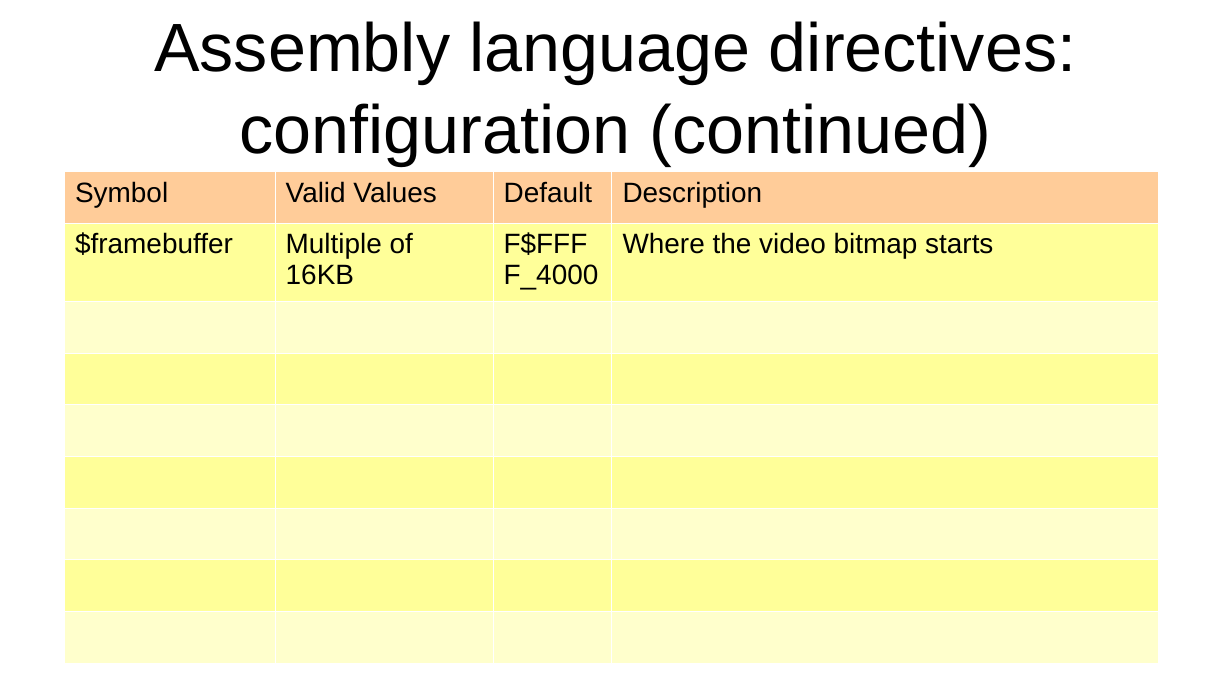
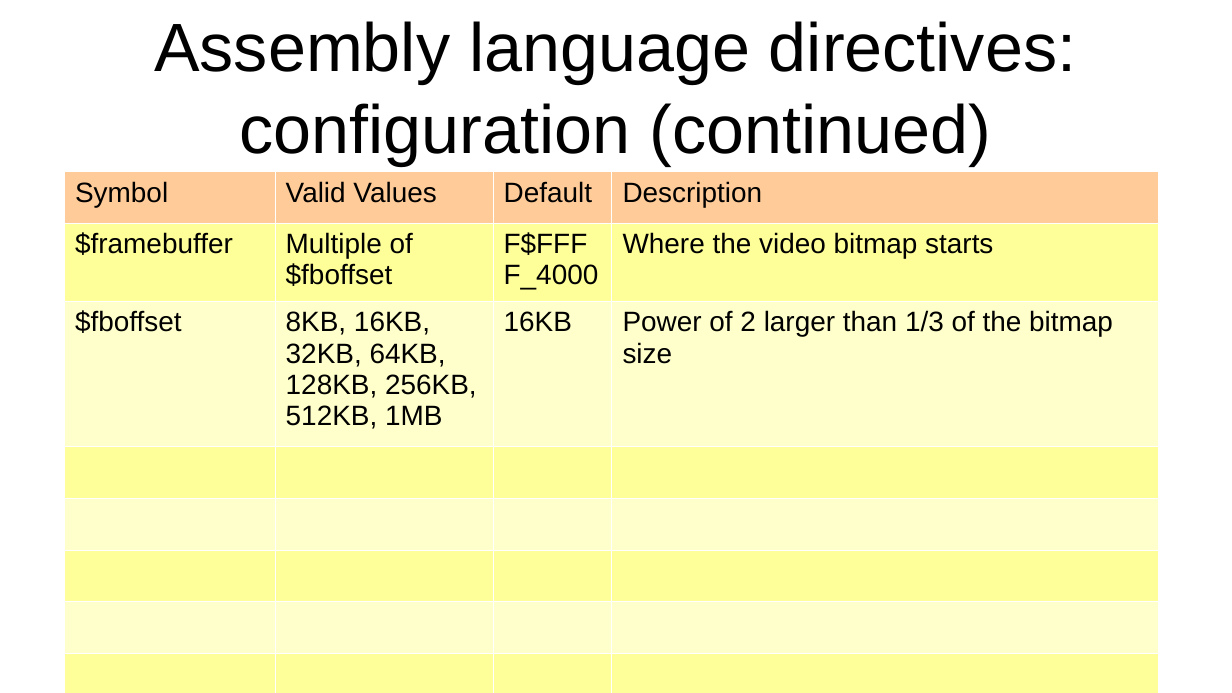
Before and after one commit to jeceljr/baby42, a slide deck: slide 28 of doc/baby42_slides.odp (slide 26 before the commit). Drawn at 1232x693 pixels with LibreOffice and Linux fonts; fonts in the diff are those of the drawing. Boxes give left, top, right and bottom in pixels: in the first picture for what was removed or moved away, otherwise in the second. Text is boxed around its words. In the diff, an @@ line names an element or a change of style, - is before the commit and + after.

```diff
--- a/doc/baby42_slides.odp
+++ b/doc/baby42_slides.odp
@@ table at (x1=64, y1=171, x2=1157, y2=693) @@
-row 2: $framebuffer | Multiple of 16KB | F$FFFF_4000 | Where the video bitmap starts
+row 2: $framebuffer | Multiple of $fboffset | F$FFFF_4000 | Where the video bitmap starts
+row 3: $fboffset | 8KB, 16KB, 32KB, 64KB, 128KB, 256KB, 512KB, 1MB | 16KB | Power of 2 larger than 1/3 of the bitmap size
-row 9:  |  |  | 
```
Also in this commit, not shown: 1 other slide changed, 2 slides added, 1 other file.
